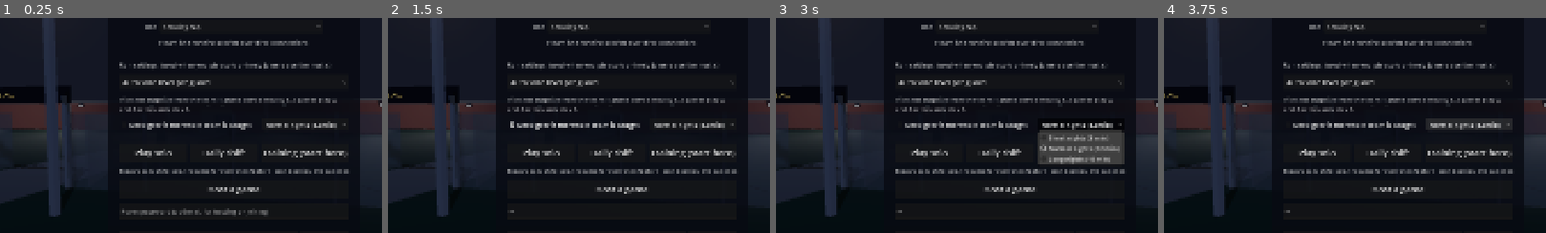
Above: before the commit, frames 1-4 (left to right).
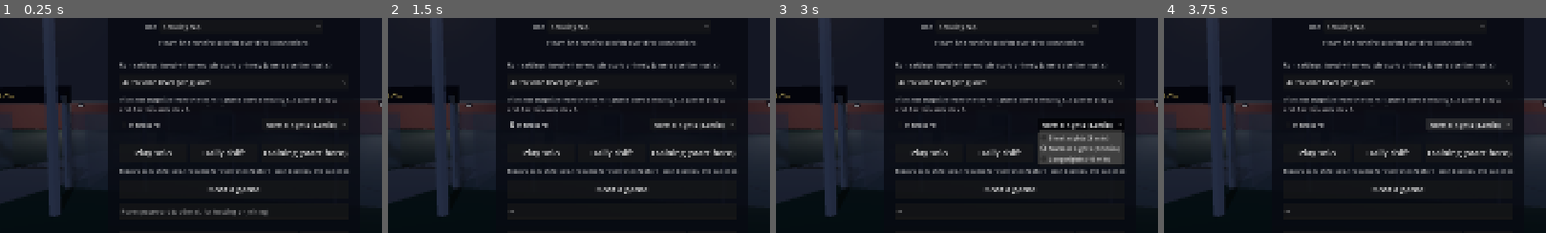
Above: after the commit, the same moments.

Repository: Travis700/Game
Game: Godot game, scene res://scenes/main.tscn
Same seed, same stepped clock (60 frames per second), same inputs: the game is played once before the commit and once after it.
Inputs (mouse positions are % of the whole screen's width and height, from its top left):
- Up to frame 1 (0.25 s): no input
- Up to frame 2 (1.5 s): click (50, 69) at 0.52 s; type "12" at 0.6 s; click (44, 49) at 1.25 s, where only the run before the commit has a clickable "Keep gear if the whole team i…"
- Up to frame 3 (3 s): click (44, 49) at 2 s, where only the run after the commit has a clickable "Hardcore"; click "Normal nights (12 min)" at 2.75 s
- Up to frame 4 (3.75 s): click "Normal nights (12 min)" at 3.5 s
The pictures show only the part of the screen within x 19-69%, y 24-74%; the shares and areas given below are measured in that part.

The runs differ from the first frame. In frame 1, 0.6% of the frame differs, in the area x 34-66%, y 48-52%; in frame 2, 0.6%; in frame 3, 0.6%; in frame 4, 0.6%.

Commit message:
Add checkpoints: a team wipe goes back to night 1, 4 or 7 with gear and half the points; Hardcore keeps the old rule
Co-Authored-By: Claude Opus 5.5 <noreply@anthropic.com>
Claude-Session: https://claude.ai/code/session_015YKvNgaJwTwAVL8wj2PRTQ

Diff:
--- a/scripts/how_to_play.gd
+++ b/scripts/how_to_play.gd
@@ -3,7 +3,7 @@
 ## the vending machine and the controls.
 
 const PAGES := [
-	["The job", "You're a night security guard at Westfield Hig …(220 unchanged characters)… ding machine.\n\nIf everyone is caught, the run starts again from night 1."],
+	["The job", "You're a night security guard at Westfield Hig …(220 unchanged characters)… ding machine.\n\nIf everyone is caught, you go back to the last checkpoint (night 1, 4 or 7) with your gear and half your points. On Hardcore, it's back to night 1 with nothing."],
 	["A night, step by step", "1. You arrive at the front gate. Walk through the front doors; the guard room is on the rig …(311 unchanged characters)…
 	["Rounds", "Every night comes with a round: a few punch stations around the school (amber lamps) that someone has to p …(310 unchanged characters)…
 	["Bonus objectives", "Each night has one bonus objective for the whole team, shown under the clock: nobody runs all ni …(268 unchanged characters)…
--- a/scripts/main.gd
+++ b/scripts/main.gd
@@ -501,7 +501,7 @@
 func _play_daily() -> void:
 	menu._continue.button_pressed = false
 	night.daily = Daily.today()
-	night.keep_gear = false
+	night.hardcore = false
 	_play_solo()
 	night.number = Daily.night_of(night.daily)
 	night.give_everyone(Daily.STARTING_POINTS)
@@ -516,7 +516,7 @@
 	training.hud = hud
 	add_child(training)
 	night.training = training
-	night.keep_gear = false
+	night.hardcore = false
 	_play_solo()
 	night.number = 1
 	training.guard = _local_guard
@@ -575,7 +575,7 @@
 func _start_run() -> void:
 	var options: Dictionary = menu.options()
 	night.difficulty_choice = options["difficulty"]
-	night.keep_gear = options["keep_gear"]
+	night.hardcore = options["hardcore"]
 	# The daily shift is the same length for everyone.
 	night.seconds_per_minute = Night.SECONDS_PER_MINUTE if night.daily != "" else options["seconds_per_minute"]
 	_password = options["password"]
--- a/scripts/menu.gd
+++ b/scripts/menu.gd
@@ -220,7 +220,7 @@
 func options() -> Dictionary:
 	return {
 		"difficulty": _difficulty.selected,
-		"keep_gear": _keep_gear.button_pressed,
+		"hardcore": _keep_gear.button_pressed,
 		"continue": _continue.visible and _continue.button_pressed,
 		"password": _password.text,
 		"seconds_per_minute": float(NIGHT_LENGTHS[maxi(_night_length.selected, 0)][1]),
@@ -253,9 +253,9 @@
 	_explain_difficulty()
 
 	_keep_gear = CheckBox.new()
-	_keep_gear.text = "Keep gear if the whole team is caught"
-	_keep_gear.tooltip_text = "Upgrades and carried items survive a restart. Points still go back to zero."
-	_keep_gear.button_pressed = bool(saved.get("keep_gear", false))
+	_keep_gear.text = "Hardcore"
+	_keep_gear.tooltip_text = "Normally, if the whole team is caught you go back to the last checkpoint (nights 1, 4 and 7) with your gear and half your points. Hardcore: back to night 1 with nothing."
+	_keep_gear.button_pressed = bool(saved.get("hardcore", false))
 	_keep_gear.add_theme_font_size_override("font_size", 17)
 	_keep_gear.size_flags_horizontal = Control.SIZE_EXPAND_FILL
 	var row := HBoxContainer.new()
--- a/scripts/night.gd
+++ b/scripts/night.gd
@@ -69,6 +69,11 @@
 var difficulty_choice := 0
 ## Host: upgrades and carried items survive the whole team being caught.
 var keep_gear := false
+## Host: Hardcore runs go back to night 1 with nothing when the team is caught; otherwise to the
+## last checkpoint (nights 1, 4 and 7) with gear kept and points halved.
+var hardcore := false
+## Host: where a run picks up after a wipe (0 = not restarting at a checkpoint).
+var _restart_at := 0
 ## Host: points and carried items from the saved run, by badge number (as text).
 var saved_points: Dictionary = {}
 var saved_items: Dictionary = {}
@@ -355,7 +360,7 @@
 			saved_items.erase(key)
 		saved_personal[key] = shop.owned_by(peer)
 	RunSave.write({
-		"night": next_night, "difficulty": difficulty_choice, "keep_gear": keep_gear,
+		"night": next_night, "difficulty": difficulty_choice, "keep_gear": keep_gear, "hardcore": hardcore,
 		"points": saved_points, "items": saved_items, "upgrades": guard_room.upgraded.duplicate(),
 		"run_stats": _run_stats, "run_nights": _run_nights,
 		"doors": doors.installed.duplicate(), "personal": saved_personal, "in_progress": in_progress,
@@ -409,6 +414,9 @@
 	phone.end_night()
 	hiding.release_all()
 	nerve.reset()
+	if daily == "" and not hardcore and number <= LAST_NIGHT:
+		_fail_to_checkpoint()
+		return
 	_restart_run = true
 	var rows := _build_rows(false)
 	rounds.clear()
@@ -435,6 +443,32 @@
 	_show_report.rpc(number, rows, summary, "caught")
 	run_team = 0
 	save_run(1)
+
+
+## The first night of the stretch this night is in: 1, 4 or 7.
+static func checkpoint_for(night_number: int) -> int:
+	return 1 + int((clampi(night_number, 1, LAST_NIGHT) - 1) / 3.0) * 3
+
+
+## Host: the team was caught on an ordinary (not Hardcore) run. Back to the last checkpoint:
+## tonight's pay still counts, everyone keeps their gear, and then points are halved.
+func _fail_to_checkpoint() -> void:
+	var rows := _build_rows(true)
+	rounds.clear()
+	bonus.clear()
+	conditions.clear()
+	_run_nights += 1
+	_restart_at = checkpoint_for(number)
+	for peer: int in _totals:
+		_totals[peer] = int(_totals[peer] / 2)
+	for badge: String in saved_points:
+		saved_points[badge] = int(int(saved_points[badge]) / 2)
+	for row: Dictionary in rows:
+		row["total"] = int(int(row["total"]) / 2)
+	var summary := "The whole team was caught at %s.\nBack to night %d, the last checkpoint. You keep your gear; everyone's points are halved." % [time_text(), _restart_at]
+	_show_report.rpc(number, rows, summary, "checkpoint:%d" % _restart_at)
+	shop.push_wallets()
+	save_run(_restart_at)
 
 
 func _end_night() -> void:
@@ -688,7 +722,8 @@
 	if multiplayer.is_server():
 		anomalies.reset_all()
 		doors.reset_for_night()
-		var next := 1 if _restart_run else number + 1
+		var next := 1 if _restart_run else (_restart_at if _restart_at > 0 else number + 1)
+		_restart_at = 0
 		if _restart_run:
 			run_team = 0
 		if _won:
--- a/scripts/report.gd
+++ b/scripts/report.gd
@@ -69,7 +69,8 @@
 
 
 ## `rows` is one dictionary per guard; see Night._build_report.
-## `outcome` is "night" (an ordinary night), "caught" (everyone was caught) or "won" (the last night).
+## `outcome` is "night" (an ordinary night), "caught" (everyone was caught, back to night 1),
+## "checkpoint:N" (caught, back to night N), "won", "overtime", "daily" or "training".
 func show_report(night: int, rows: Array, summary: String, is_host: bool, outcome := "night") -> void:
 	match outcome:
 		"caught":
@@ -84,6 +85,8 @@
 			_title.text = "OVERTIME: NIGHT %d SURVIVED" % night
 		_:
 			_title.text = "NIGHT %d REPORT" % night
+	if outcome.begins_with("checkpoint"):
+		_title.text = "NIGHT %d: EVERYONE WAS CAUGHT" % night
 	for child in _table.get_children():
 		child.queue_free()
 	for heading in COLUMNS:
@@ -101,7 +104,7 @@
 	if promotion != "":
 		_summary.text += "\n\n★ " + promotion + " ★"
 		promotion = ""
-	_next_button.text = {"caught": "Start over from night 1", "won": "Start a new run", "daily": "Back to the menu", "training": "Back to the menu"}.get(outcome, "Start night %d" % (night + 1))
+	_next_button.text = "Back to night %d" % outcome.get_slice(":", 1).to_int() if outcome.begins_with("checkpoint") else {"caught": "Start over from night 1", "won": "Start a new run", "daily": "Back to the menu", "training": "Back to the menu"}.get(outcome, "Start night %d" % (night + 1))
 	_next_button.visible = is_host
 	_overtime_button.visible = is_host and outcome == "won"
 	_overtime_button.text = "Keep going: Overtime (night %d)" % (night + 1)
Not shown, changed: README.md
